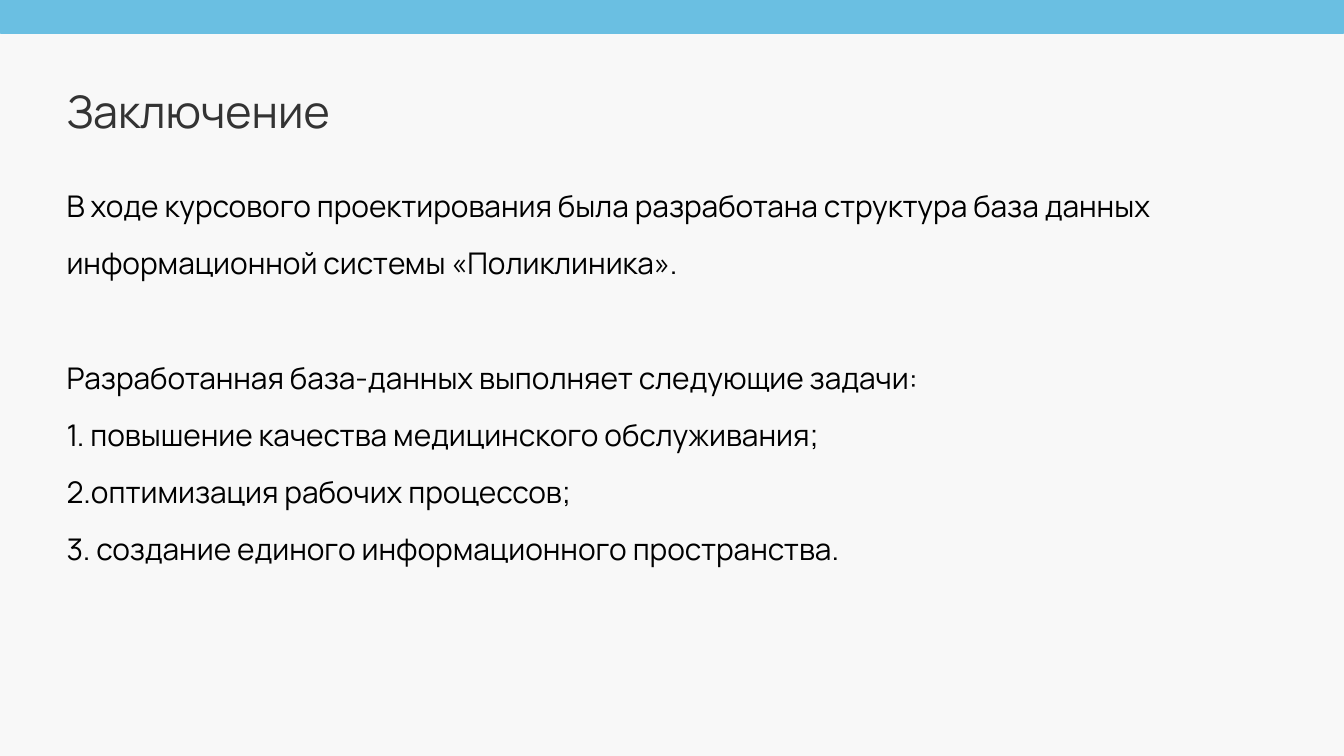
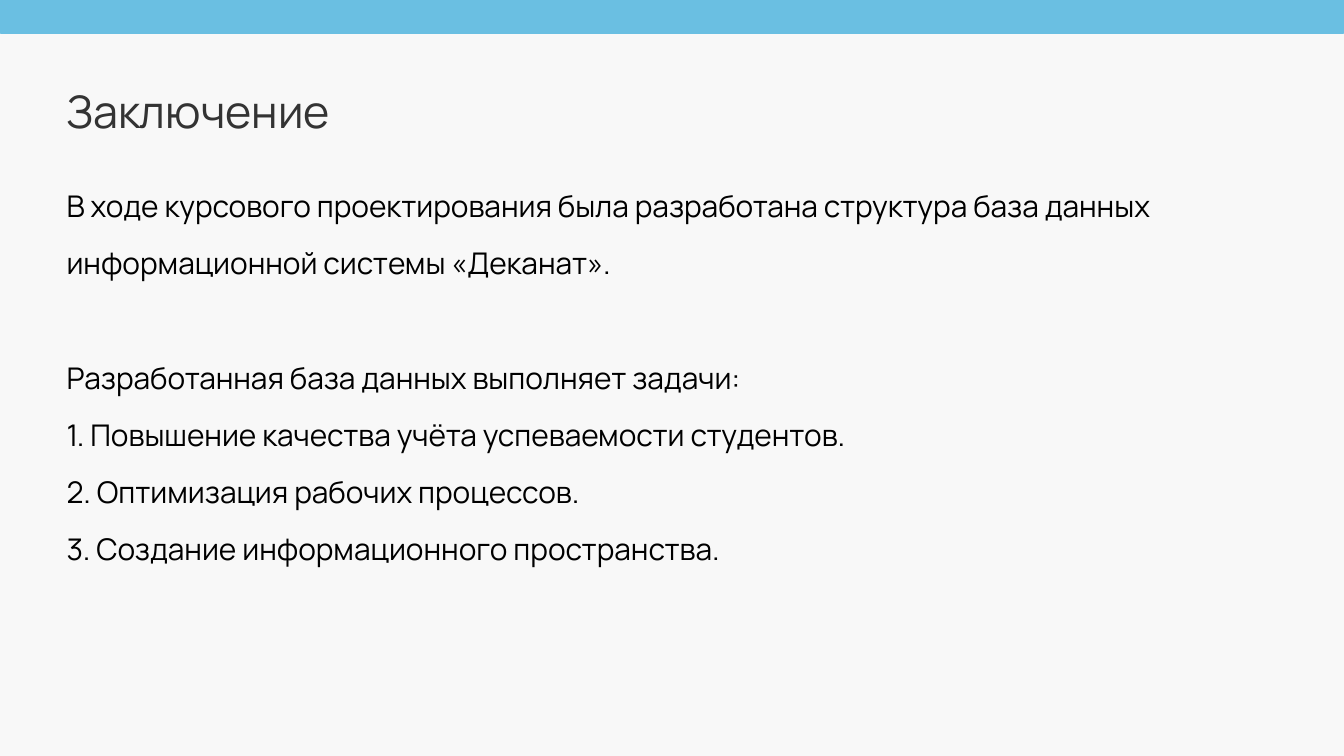
Before and after one commit to ivanv-lab/VLGU, a slide deck: slide 21 of 2 курс/1 семестр/Управление данными/Курсовой проект/Презентация для защиты.pptx (slide 19 before the commit). Drawn at 1344x756 pixels with LibreOffice and Linux fonts; fonts in the diff are those of the drawing. Boxes give left, top, right and bottom in pixels: in the first picture for what was removed or moved away, otherwise in the second. Text is boxed around its words. In the diff, an @@ line names an element or a change of style, - is before the commit and + after.

```diff
--- a/2 курс/1 семестр/Управление данными/Курсовой проект/Презентация для защиты.pptx
+++ b/2 курс/1 семестр/Управление данными/Курсовой проект/Презентация для защиты.pptx
@@ text at [67,195,1150,568]: text changed @@
-В ходе курсового проектирования была разработана структура база данных информационной системы «Поликлиника».
-Разработанная база-данных выполняет следующие задачи:
-  1. повышение качества медицинского обслуживания;
-  2.оптимизация рабочих процессов;
-  3. создание единого информационного пространства.
+В ходе курсового проектирования была разработана структура база данных информационной системы «Деканат».
+Разработанная база данных выполняет задачи:
+1. Повышение качества учёта успеваемости студентов.
+2. Оптимизация рабочих процессов.
+3. Создание информационного пространства.
```
Also in this commit, not shown: 5 other slides changed, 15 slides added, 13 slides removed, 4 other files.
